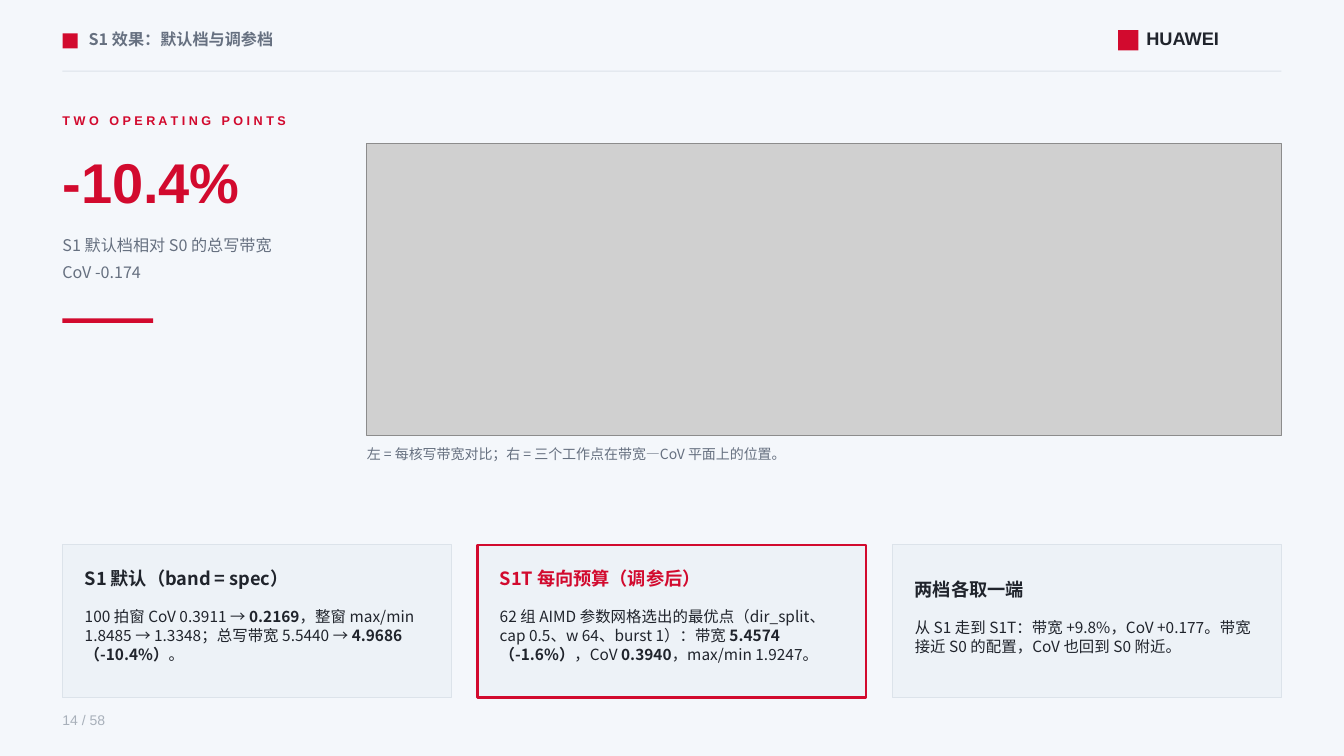
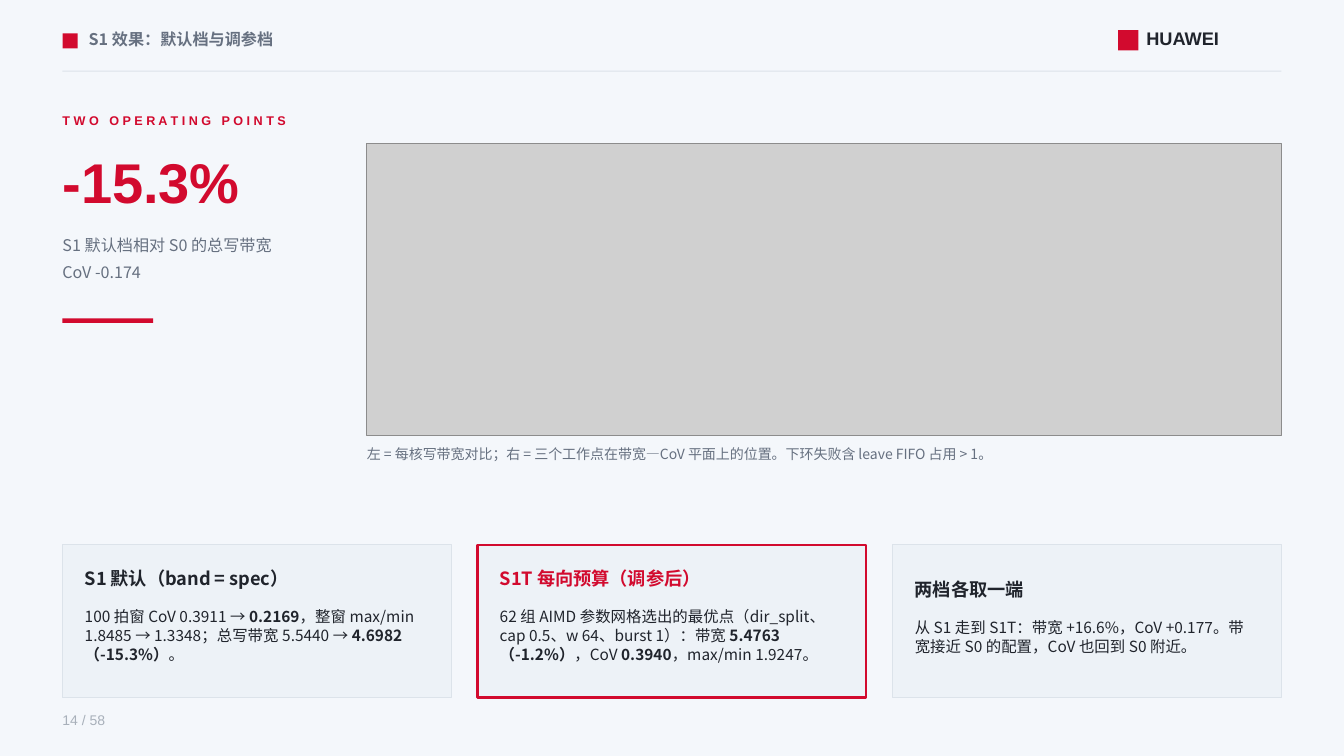
Before and after one commit to lukebest/booksim2, a slide deck: slide 14 of ppt/ring2-write-fairness.pptx. Drawn at 1344x756 pixels with LibreOffice and Linux fonts; fonts in the diff are those of the drawing; grey boxes stand for pictures. Boxes give left, top, right and bottom in pixels: in the first picture for what was removed or moved away, otherwise in the second. Text is boxed around its words. In the diff, an @@ line names an element or a change of style, - is before the commit and + after.

```diff
--- a/ppt/ring2-write-fairness.pptx
+++ b/ppt/ring2-write-fairness.pptx
@@ text at (62, 164, 239, 204): text changed @@
--10.4%
+-15.3%
@@ text at (367, 447, 992, 461): text changed @@
-左 = 每核写带宽对比；右 = 三个工作点在带宽—CoV 平面上的位置。
+左 = 每核写带宽对比；右 = 三个工作点在带宽—CoV 平面上的位置。下环失败含 leave FIFO 占用 > 1。
@@ text at (85, 609, 415, 662): text changed @@
-100 拍窗 CoV 0.3911 → 0.2169，整窗 max/min 1.8485 → 1.3348；总写带宽 5.5440 → 4.9686（-10.4%）。
+100 拍窗 CoV 0.3911 → 0.2169，整窗 max/min 1.8485 → 1.3348；总写带宽 5.5440 → 4.6982（-15.3%）。
@@ text at (500, 609, 825, 663): text changed @@
-62 组 AIMD 参数网格选出的最优点（dir_split、cap 0.5、w 64、burst 1）：带宽 5.4574（-1.6%），CoV 0.3940，max/min 1.9247。
+62 组 AIMD 参数网格选出的最优点（dir_split、cap 0.5、w 64、burst 1）：带宽 5.4763（-1.2%），CoV 0.3940，max/min 1.9247。
@@ text at (915, 620, 1244, 654): text changed @@
-从 S1 走到 S1T：带宽 +9.8%，CoV +0.177。带宽接近 S0 的配置，CoV 也回到 S0 附近。
+从 S1 走到 S1T：带宽 +16.6%，CoV +0.177。带宽接近 S0 的配置，CoV 也回到 S0 附近。
```
Also in this commit, not shown: 16 other slides changed, 16 other files.
